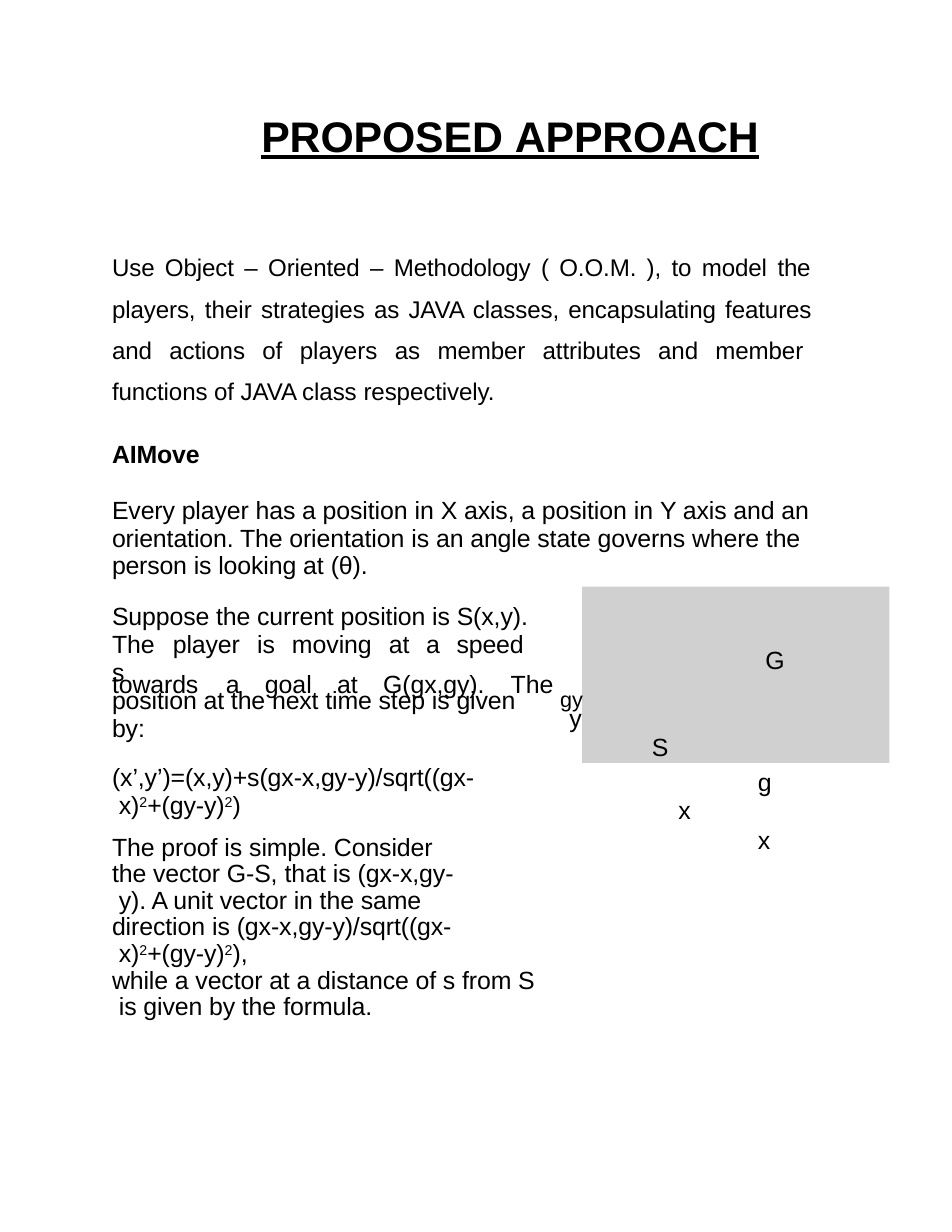
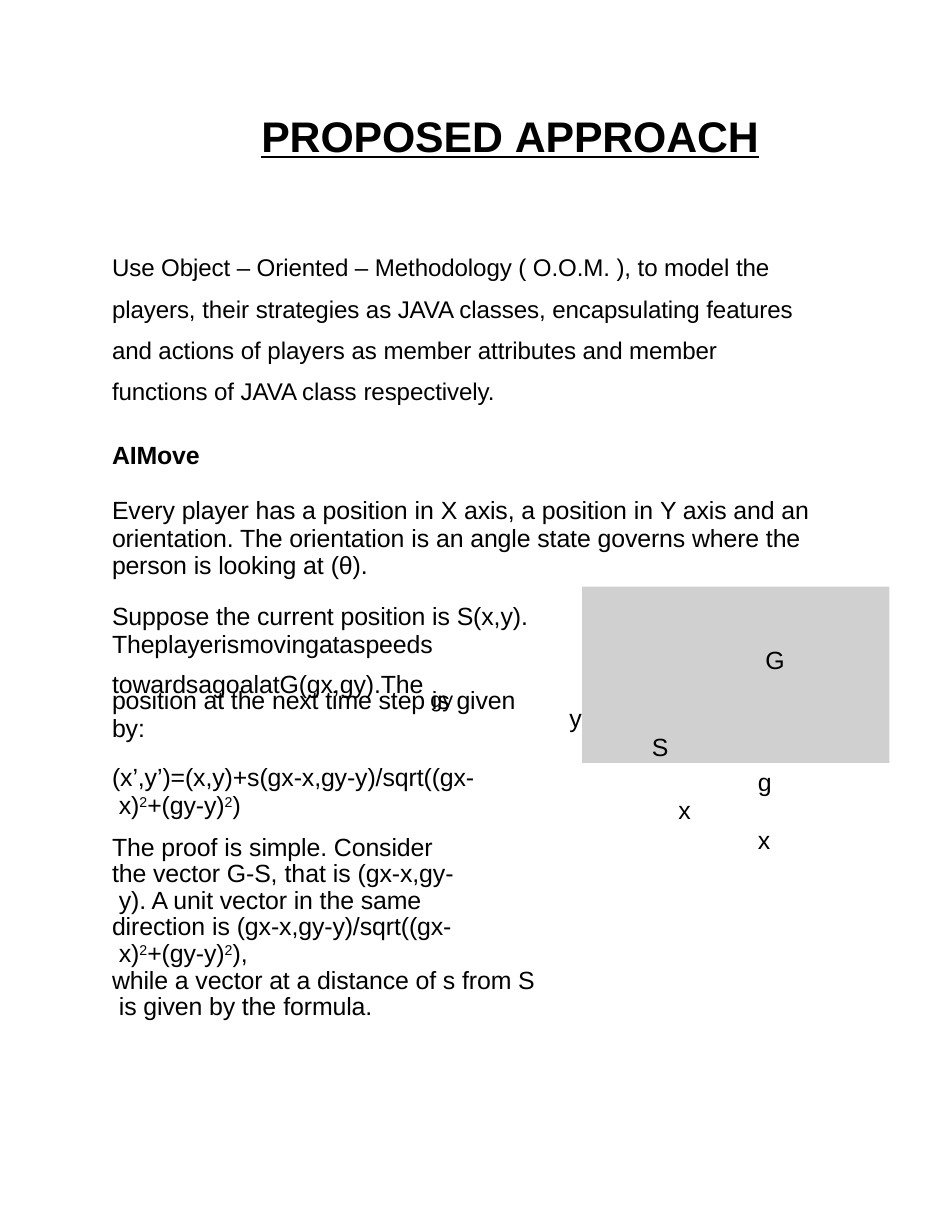
Before and after one commit to rajutkarshgupt/tinceptor_public, a slide deck: slide 6 of Mid_Presentation.pptx. Drawn at 952x1232 pixels with LibreOffice and Linux fonts; fonts in the diff are those of the drawing; grey boxes stand for pictures. Boxes give left, top, right and bottom in pixels: in the first picture for what was removed or moved away, otherwise in the second. Text is boxed around its words. In the diff, an @@ line names an element or a change of style, - is before the commit and + after.

```diff
--- a/Mid_Presentation.pptx
+++ b/Mid_Presentation.pptx
@@ text "Use Object – Oriented – ..." at (x1=112, y1=258, x2=792, y2=465): alignment justified to left; line spacing 1.44 to 1.43 @@
@@ text at (x1=112, y1=607, x2=528, y2=658): text changed @@
-Suppose the current position is S(x,y). The player is moving at a speed s
+Suppose the current position is S(x,y). Theplayerismovingataspeeds
@@ text at (x1=112, y1=675, x2=453, y2=712): text changed @@
-towards a goal at G(gx,gy). The gy
+towardsagoalatG(gx,gy).The gy
```
Also in this commit, not shown: 5 other slides changed.
